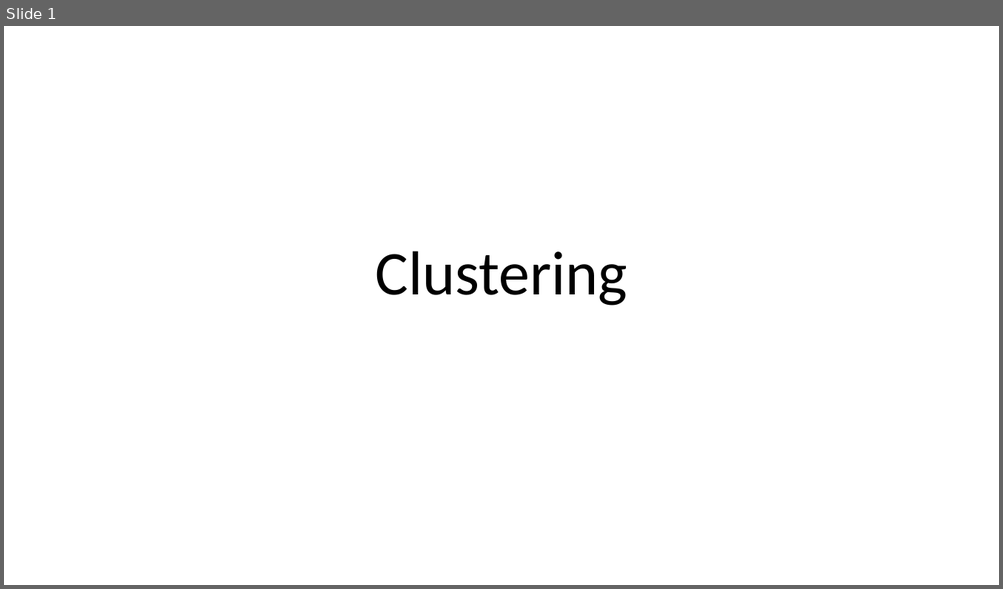
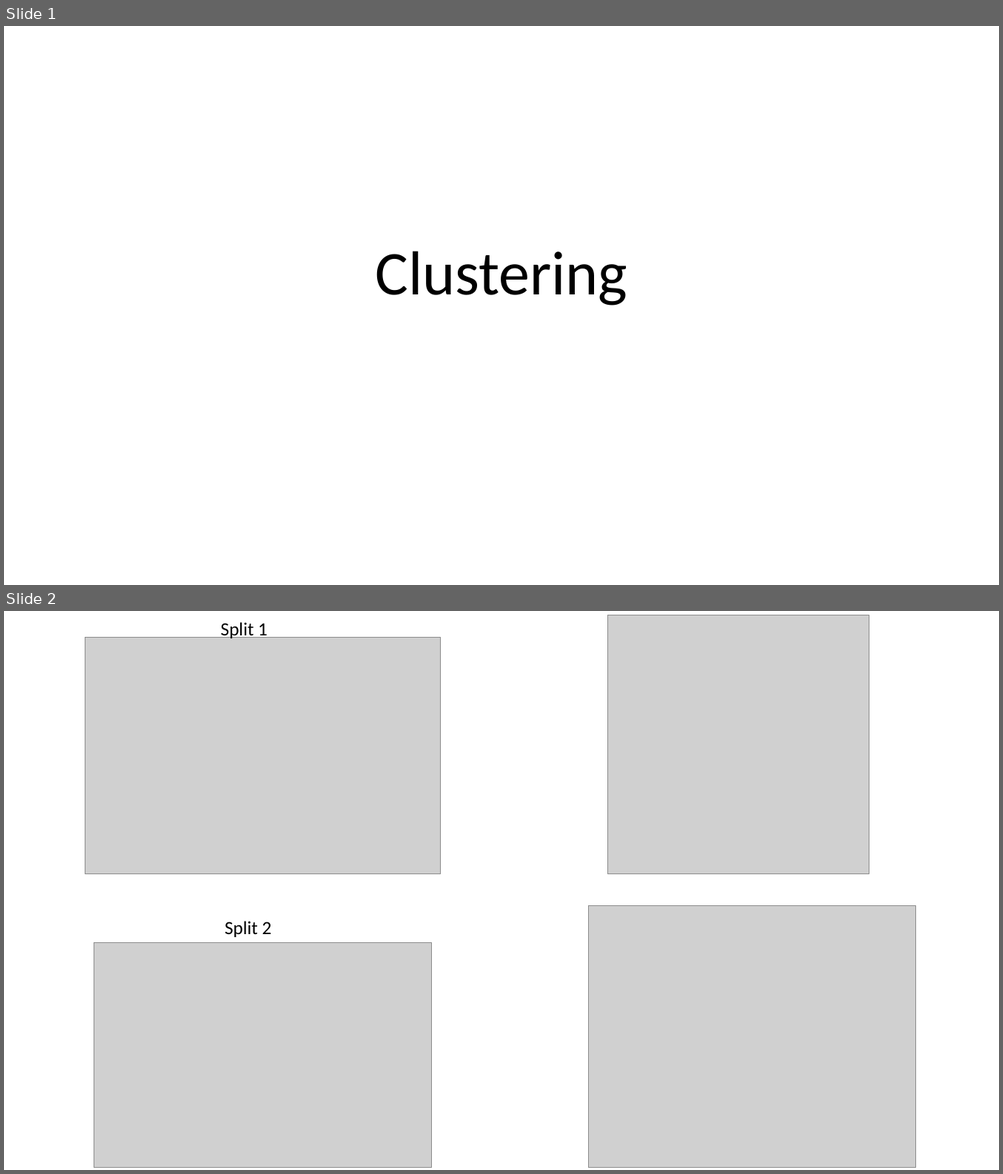
Before and after one commit to jakederosa123/Delay_Discounting, a slide deck: Results/Clustering.pptx. Shown one above the other, each under a label of ours: slide 1 before the commit, slides 1 and 2 after it. The pictures are 1003x589 and 1003x1174 pixels, drawn with LibreOffice and Linux fonts; fonts in the diff are those of the drawing; grey boxes stand for pictures. Boxes give left, top, right and bottom in pixels: in the first picture for what was removed or moved away, otherwise in the second. Text is boxed around its words. In the diff, an @@ line names an element or a change of style, - is before the commit and + after.

```diff
--- a/Results/Clustering.pptx
+++ b/Results/Clustering.pptx
@@ slide 2 added at (x1=4, y1=611, x2=999, y2=1170), background #FFFFFF @@
@@ text added at (x1=221, y1=622, x2=267, y2=640), 18 pt, text #000000 @@
+Split 1
@@ picture added at (x1=608, y1=615, x2=869, y2=874) @@
@@ picture added at (x1=85, y1=637, x2=441, y2=874) @@
@@ text added at (x1=225, y1=921, x2=272, y2=937), 18 pt, text #000000 @@
+Split 2
@@ picture added at (x1=588, y1=906, x2=915, y2=1168) @@
@@ picture added at (x1=94, y1=943, x2=432, y2=1168) @@
```
Also in this commit, not shown: 6 other files.
